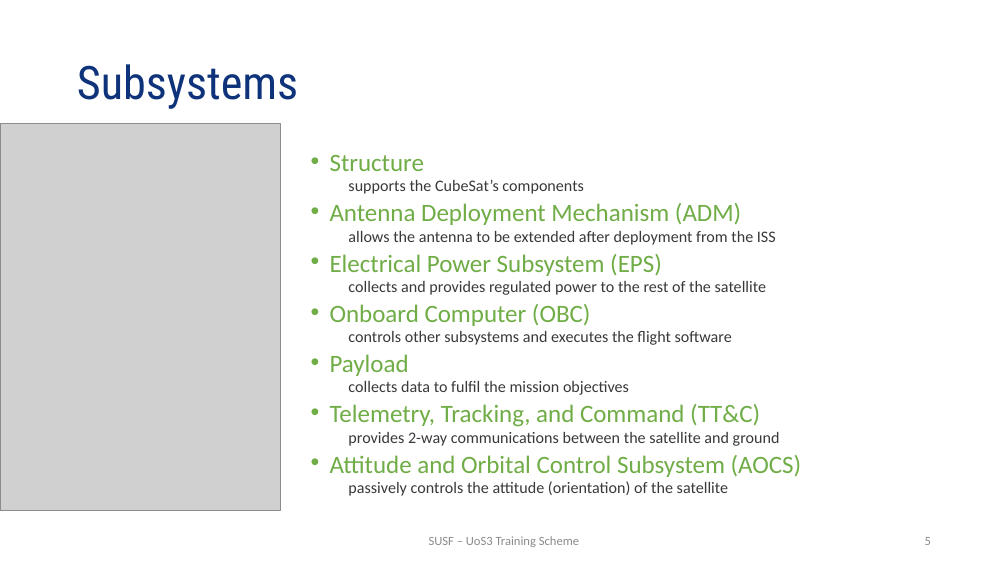
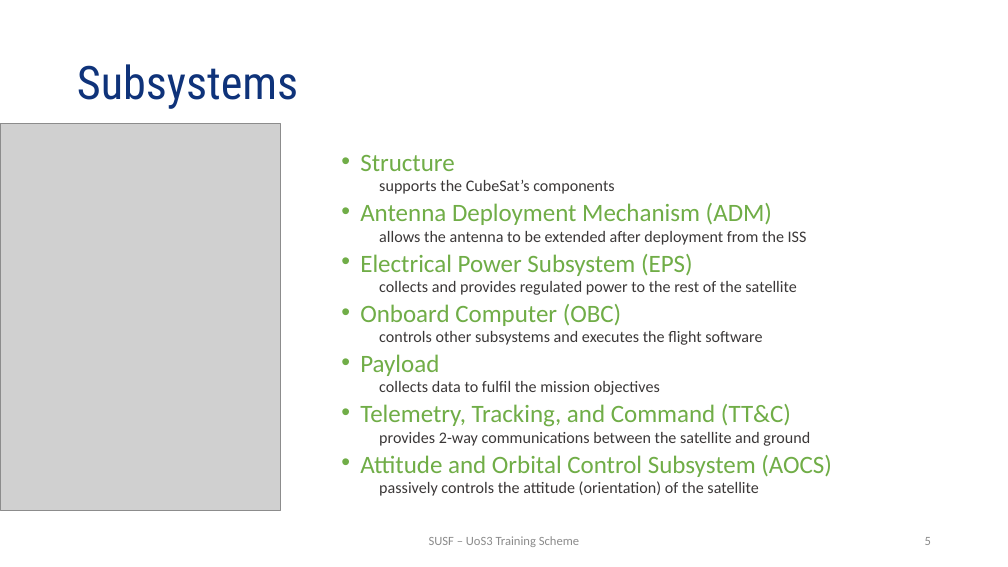
Before and after one commit to uos3/training-scheme, a slide deck: slide 5 of platform/UTS_SystemOverview.pptx. Drawn at 1008x567 pixels with LibreOffice and Linux fonts; fonts in the diff are those of the drawing; grey boxes stand for pictures; background and template pictures are left out. Boxes give left, top, right and bottom in pixels: in the first picture for what was removed or moved away, otherwise in the second. Text is boxed around its words. In the diff, an @@ line names an element or a change of style, - is before the commit and + after.

```diff
--- a/platform/UTS_SystemOverview.pptx
+++ b/platform/UTS_SystemOverview.pptx
@@ text "Structure": place and size @@
-text "Structure" at (330, 155, 802, 496)
+text "Structure" at (360, 155, 832, 496)
```
Also in this commit, not shown: 1 other slide changed.
